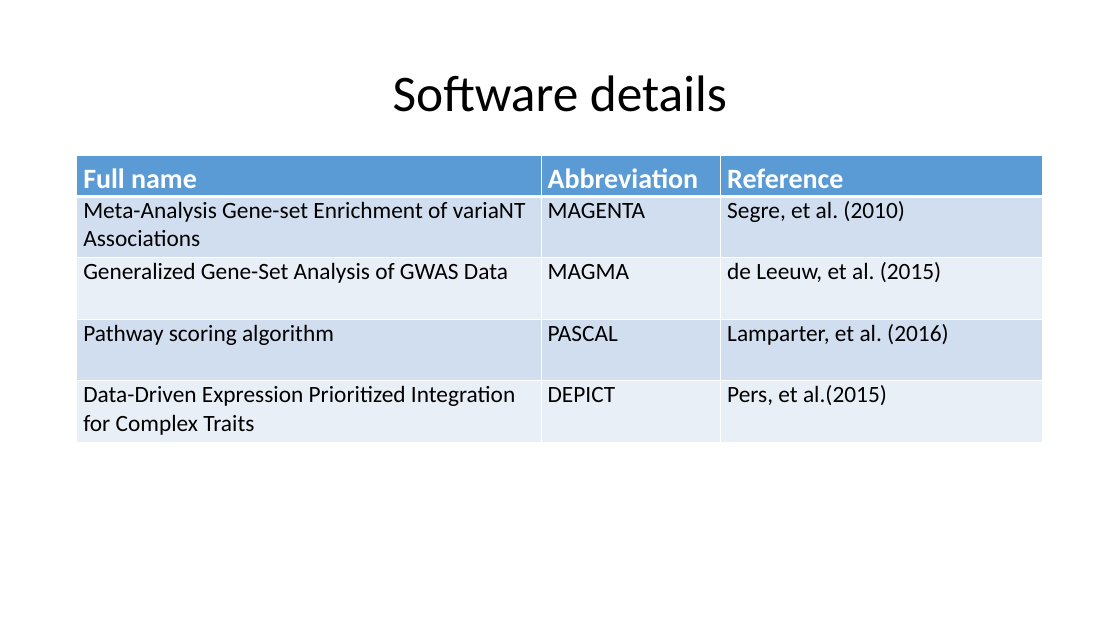
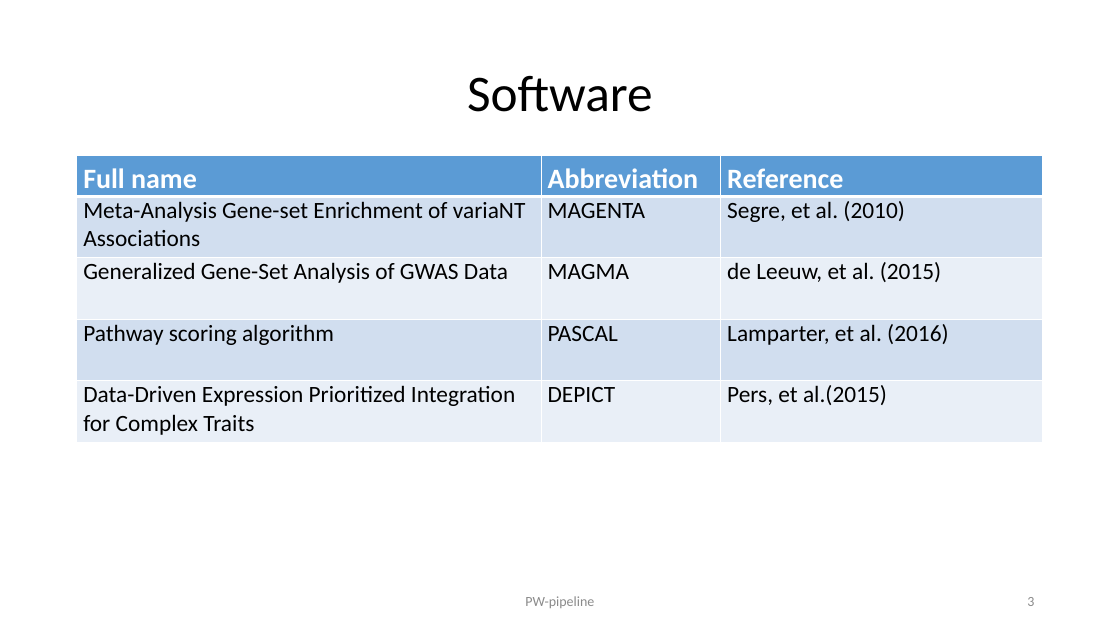
Before and after one commit to jinghuazhao/PW-pipeline, a slide deck: slide 3 of README.pptx (slide 4 before the commit). Drawn at 1120x630 pixels with LibreOffice and Linux fonts; fonts in the diff are those of the drawing. Boxes give left, top, right and bottom in pixels: in the first picture for what was removed or moved away, otherwise in the second. Text is boxed around its words. In the diff, an @@ line names an element or a change of style, - is before the commit and + after.

```diff
--- a/README.pptx
+++ b/README.pptx
@@ title at [467, 76, 653, 112]: text changed @@
-Software details
+Software
@@ text added at [525, 596, 594, 608], 12 pt, text #8C8C8C @@
+PW-pipeline
@@ page number added at [1027, 597, 1034, 606], 12 pt, text #8C8C8C @@
+3
```
Also in this commit, not shown: 5 other slides changed, 4 slides added, 1 slide removed.
